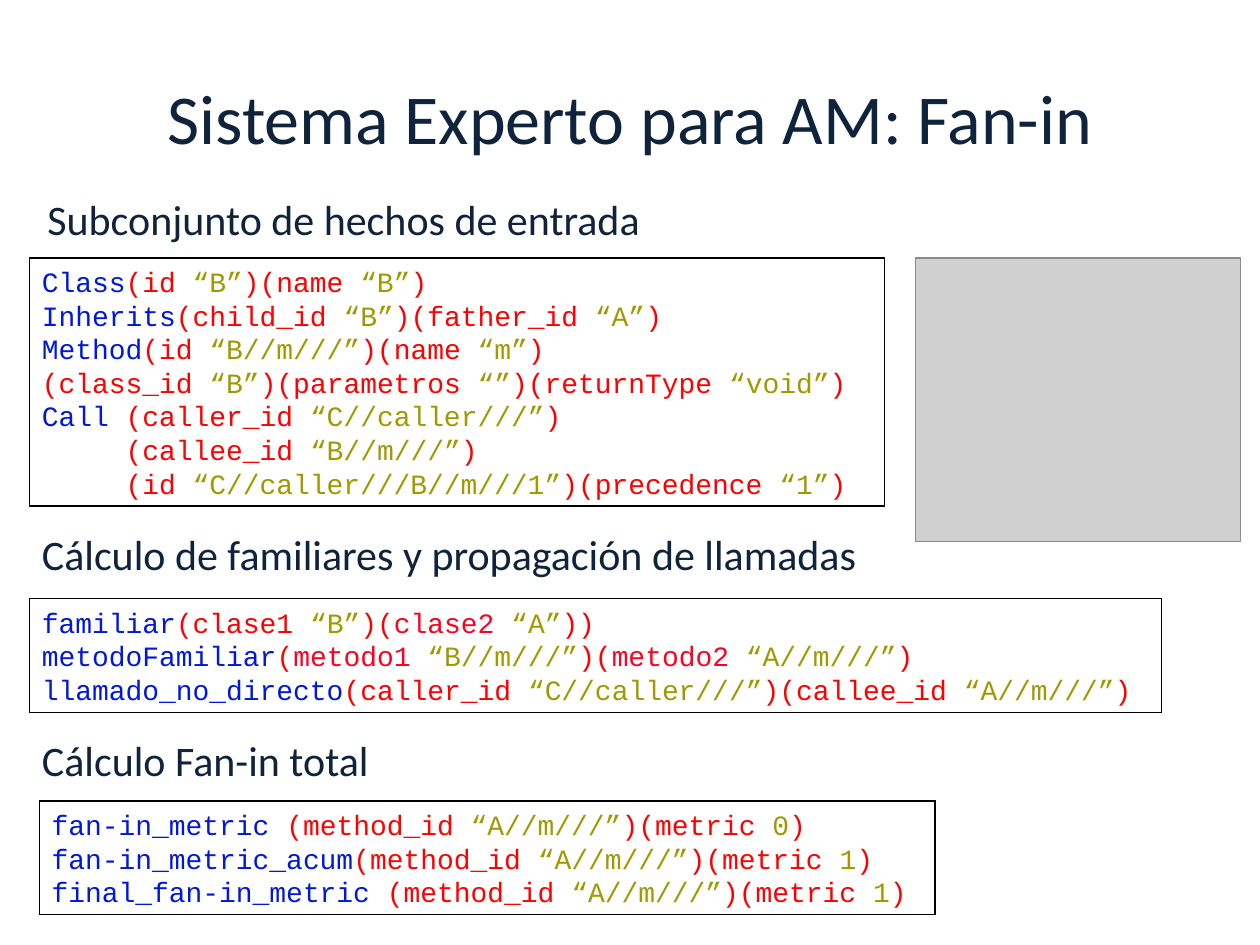
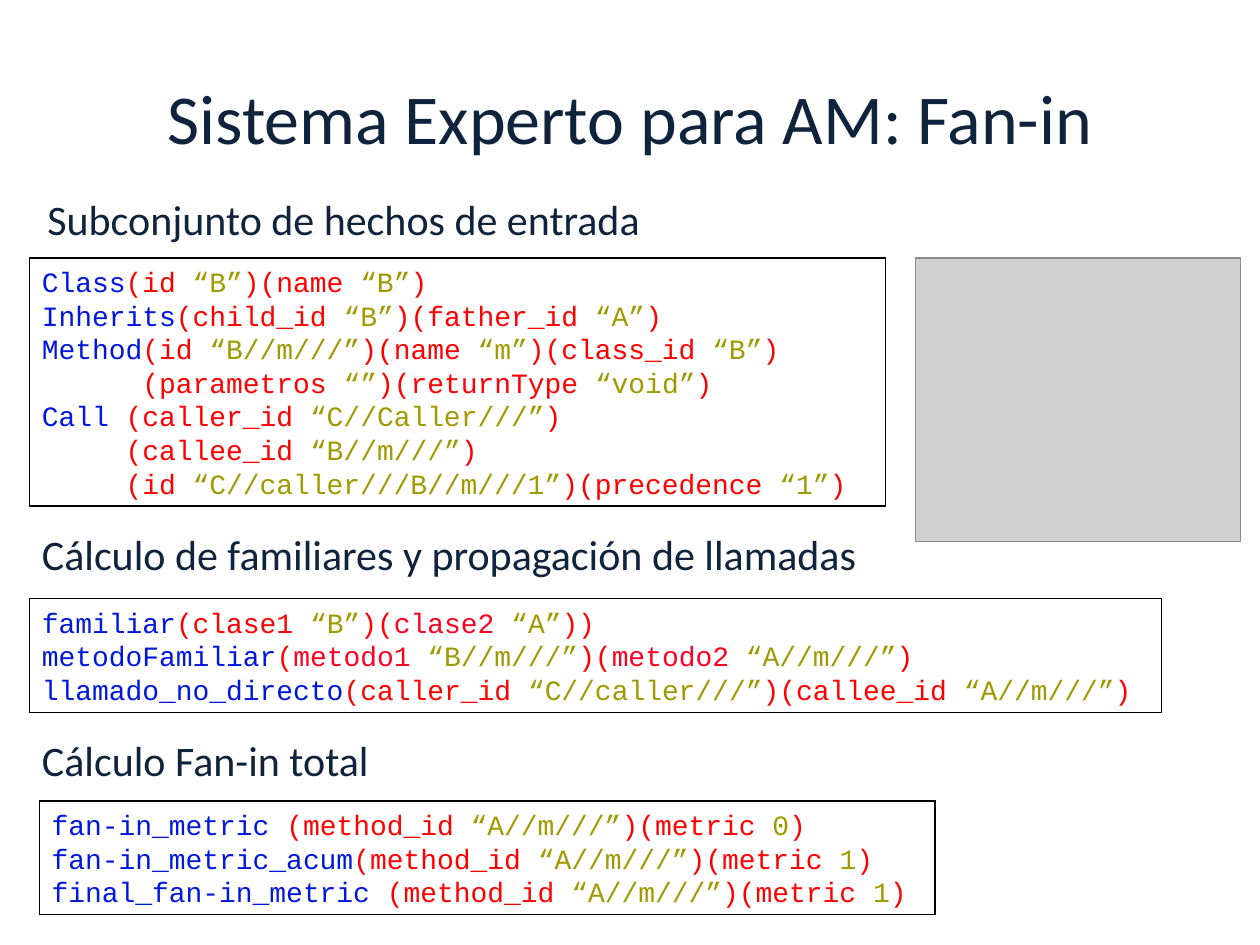
Before and after one commit to luciamasolaP/proyectofinal-informe, a slide deck: slide 17 of presentacion/Tesis.ppt. Drawn at 1260x945 pixels with LibreOffice and Linux fonts; fonts in the diff are those of the drawing; grey boxes stand for pictures; background and template pictures are left out. Boxes give left, top, right and bottom in pixels: in the first picture for what was removed or moved away, otherwise in the second. Text is boxed around its words. In the diff, an @@ line names an element or a change of style, - is before the commit and + after.

```diff
--- a/presentacion/Tesis.ppt
+++ b/presentacion/Tesis.ppt
@@ text in rectangle at (42,339,779,432): text changed @@
-Method(id “B//m///”)(name “m”)
-(class_id “B”)(parametros “”)(returnType “void”)
-Call (caller_id “C//caller///”)
+Method(id “B//m///”)(name “m”)(class_id “B”)
+(parametros “”)(returnType “void”)
+Call (caller_id “C//Caller///”)
```
Also in this commit, not shown: 1 other slide changed, 2 slides added, 3 slides removed.
